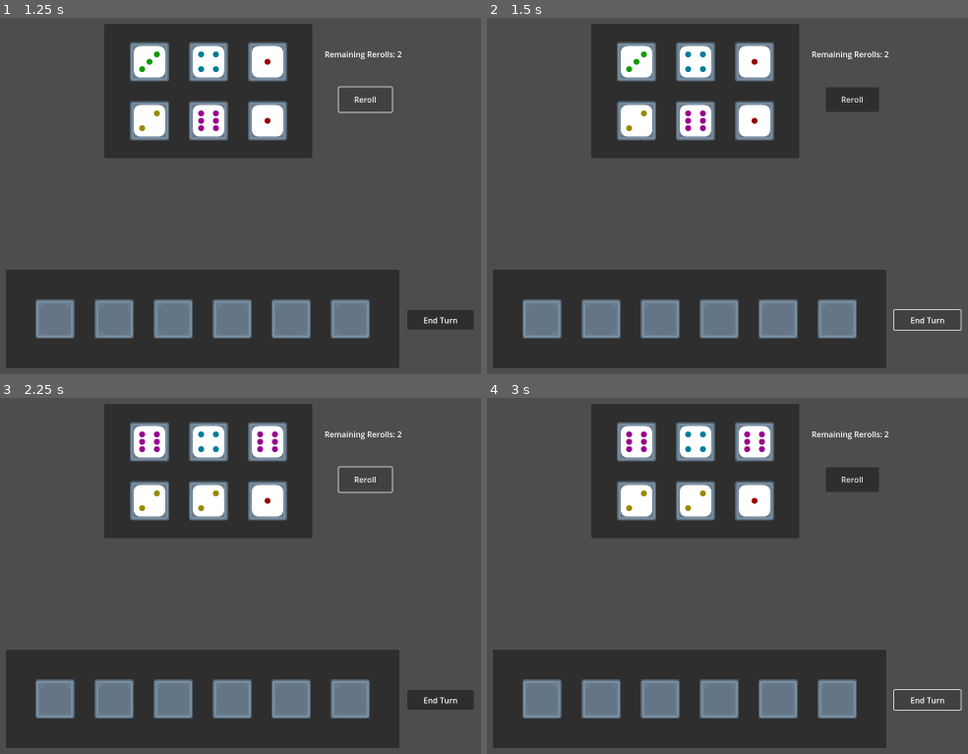
Above: before the commit, frames 1-4 (two rows, left to right).
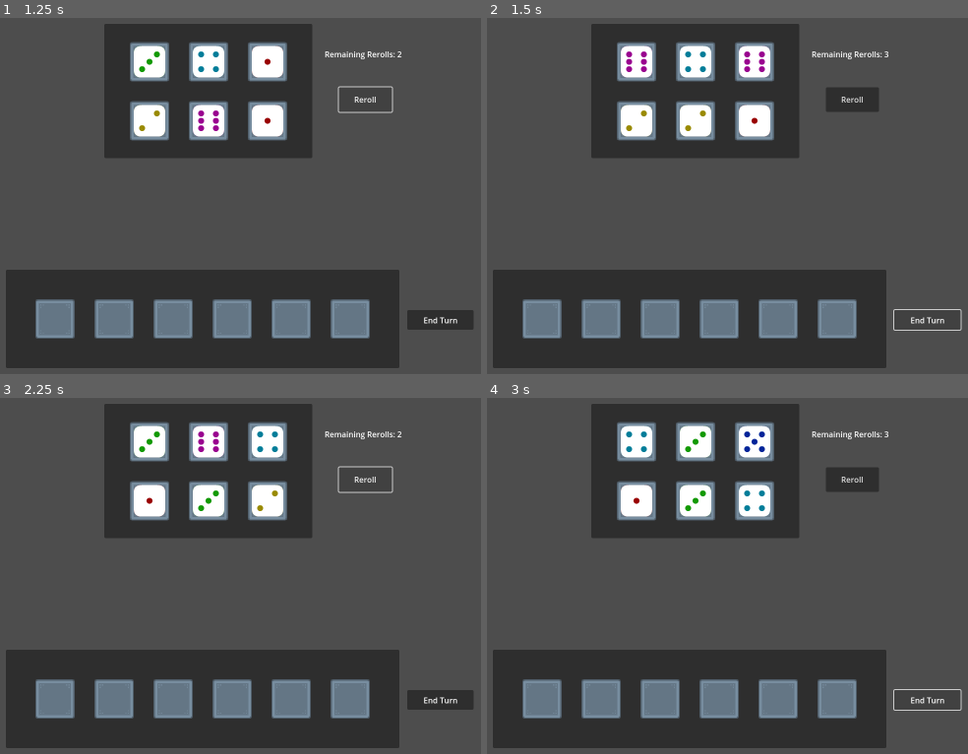
Above: after the commit, the same moments.

Repository: Greg-Rus/ChaosDice
Game: Godot game, scene res://scenes/main.tscn
Same seed, same stepped clock (60 frames per second), same inputs: the game is played once before the commit and once after it.
Inputs:
- Up to frame 1 (1.25 s): click "Reroll" at 0.5 s
- Up to frame 2 (1.5 s): click "End Turn" at 1.25 s
- Up to frame 3 (2.25 s): click "Reroll" at 2 s
- Up to frame 4 (3 s): click "End Turn" at 2.75 s

Frame 1 is identical in both runs. In frame 2, 0.4% of the frame differs, in the area x 28-84%, y 9-32%; in frame 3, 0.6%; in frame 4, 0.6%.

Commit message:
rules engine attempt

Diff:
--- a/project.godot
+++ b/project.godot
@@ -18,6 +18,8 @@
 [autoload]
 
 EventBus="*res://services/event_bus.gd"
+GameState="*res://services/game_state.gd"
+Constants="*res://services/constants.gd"
 
 [display]
 
--- /dev/null
+++ b/rule_trigger.gd
@@ -0,0 +1,20 @@
+extends Node
+class_name RuleTrigger
+
+@export var TriggerType: Constants.RuleTriggerType
+@export var RuleConditions: Array[BaseRuleCondition]
+
+func _ready():
+	RuleConditions.assign(get_children())
+
+	match TriggerType:
+		Constants.RuleTriggerType.DICE_LOCKED:
+			EventBus.die_locked.connect(func (die): trigger())
+		Constants.RuleTriggerType.REROLL:
+			EventBus.dice_rolled.connect(func (die): trigger())
+		Constants.RuleTriggerType.TURN_END:
+			EventBus.turn_end.connect(func (die): trigger())
+
+func trigger():
+	for child in RuleConditions:
+		child.test()
--- /dev/null
+++ b/scenes/base_rule_condition.gd
@@ -0,0 +1,19 @@
+extends Node
+class_name BaseRuleCondition
+
+@export var is_triggered : bool = false:
+	set(new_value):
+		is_triggered = process_result(new_value)
+	get:
+		return is_triggered
+
+@export var negate : bool = false
+
+func test() -> bool:
+	printerr("Using base rule condition class. Alwasy returns FALSE!")
+	return false
+
+func process_result(result : bool) -> bool:
+	if(negate):
+		return not result
+	return result
--- /dev/null
+++ b/scenes/base_rule_condition.tscn
@@ -0,0 +1,6 @@
+[gd_scene load_steps=2 format=3 uid="uid://2p6oy0bmg2by"]
+
+[ext_resource type="Script" path="res://scenes/base_rule_condition.gd" id="1_jo0ky"]
+
+[node name="BaseRuleCondition" type="Node"]
+script = ExtResource("1_jo0ky")
--- a/scenes/main.gd
+++ b/scenes/main.gd
@@ -1,8 +1,5 @@
 extends Node2D
 class_name Main
-
-var free_dice = {}
-var locked_dice = {}
 
 @export var die_scene : PackedScene
 @export var initial_die_count : int
@@ -10,52 +7,54 @@
 
 @onready var roll_zone : RollZone = %RollZone
 
-var re_rolls_remaining = re_rolls_count
-
 func _ready():
+	GameState.re_rolls_available = re_rolls_count
 	EventBus.die_clicked.connect(on_die_clicked)
 	EventBus.re_roll_clicked.connect(do_re_roll)
 	EventBus.end_turn_clicked.connect(on_end_turn)
-	EventBus.on_remaining_re_rolls_changed.emit(re_rolls_remaining)
+	EventBus.on_remaining_re_rolls_changed.emit()
 
 	for i in initial_die_count:
 		var die = die_scene.instantiate() as Die
 		die.die_id = i
 		roll_zone.add_die(die)
-		free_dice[i] = die
+		GameState.free_dice[die.die_id] = die
 
 func on_die_clicked(die : Die):
-	if free_dice.has(die.die_id):
+	GameState.selected_die = die
+	if GameState.free_dice.has(die.die_id):
 		lock_die(die)
 	else:
 		EventBus.locked_die_selected.emit(die)
 
 func lock_die(die : Die):
-	free_dice.erase(die.die_id)
-	locked_dice[die.die_id] = die
+	GameState.free_dice.erase(die.die_id)
+	GameState.locked_dice[die.die_id] = die
 	EventBus.die_locked.emit(die)
 
 func do_re_roll():
-	if(re_rolls_remaining == 0):
+	if(GameState.re_rolls_available == 0):
 		return
-	re_rolls_remaining -= 1
-	EventBus.on_remaining_re_rolls_changed.emit(re_rolls_remaining)
+	GameState.re_rolls_available -= 1
+	EventBus.on_remaining_re_rolls_changed.emit()
 	roll_free_dice()
+
+func roll_free_dice():
+	for die_id in GameState.free_dice.keys():
+		var die = GameState.free_dice[die_id] as Die
+		die.roll()
 	EventBus.dice_rolled.emit()
 
-func roll_free_dice():
-	for die_id in free_dice.keys():
-		var die = free_dice[die_id] as Die
-		die.roll()
-
 func on_end_turn():
-	re_rolls_remaining = re_rolls_count
-	for die_id in locked_dice.keys():
-		var die = locked_dice[die_id] as Die
-		free_dice[die.die_id] = die
-	locked_dice.clear()
-	roll_zone.reset_dice(free_dice.values())
+	GameState.re_rolls_available = re_rolls_count
+	EventBus.on_remaining_re_rolls_changed.emit()
+	for die_id in GameState.locked_dice.keys():
+		var die = GameState.locked_dice[die_id] as Die
+		GameState.free_dice[die.die_id] = die
+	GameState.locked_dice.clear()
+	roll_zone.reset_dice()
 	start_new_turn()
 
 func start_new_turn():
 	EventBus.turn_start.emit()
+	roll_free_dice()
--- a/scenes/main.tscn
+++ b/scenes/main.tscn
@@ -1,9 +1,12 @@
-[gd_scene load_steps=5 format=3 uid="uid://bgy38152rkkkn"]
+[gd_scene load_steps=8 format=3 uid="uid://bgy38152rkkkn"]
 
 [ext_resource type="Script" path="res://scenes/main.gd" id="1_u8x3p"]
 [ext_resource type="PackedScene" uid="uid://bljc7cvq4myj" path="res://scenes/roll_zone.tscn" id="2_jgee7"]
 [ext_resource type="PackedScene" uid="uid://bje0q6cgd4780" path="res://scenes/die.tscn" id="2_ui44y"]
 [ext_resource type="PackedScene" uid="uid://br3bqtprjb3hy" path="res://scenes/lock_zone.tscn" id="3_oo3qr"]
+[ext_resource type="PackedScene" uid="uid://hts8cuxfrhoh" path="res://scenes/rule_trigger.tscn" id="5_ir8gu"]
+[ext_resource type="PackedScene" uid="uid://dw6c88kbahi6j" path="res://scenes/specific_locked_dice_condition.tscn" id="5_lfov8"]
+[ext_resource type="PackedScene" uid="uid://cj5mfihp8uli2" path="res://scenes/sequetial_rule_condition.tscn" id="6_sbmgr"]
 
 [node name="Main" type="Node2D"]
 script = ExtResource("1_u8x3p")
@@ -32,3 +35,16 @@
 offset_top = 900.0
 offset_right = 1200.0
 offset_bottom = 1100.0
+
+[node name="OnDiceLockedTirgger" parent="." instance=ExtResource("5_ir8gu")]
+
+[node name="ShipCaptainCrewValues" parent="OnDiceLockedTirgger" instance=ExtResource("6_sbmgr")]
+
+[node name="Has_6" parent="OnDiceLockedTirgger/ShipCaptainCrewValues" instance=ExtResource("5_lfov8")]
+specific_locked_dice = Array[int]([6])
+
+[node name="Has_5" parent="OnDiceLockedTirgger/ShipCaptainCrewValues" instance=ExtResource("5_lfov8")]
+specific_locked_dice = Array[int]([5])
+
+[node name="Has_4" parent="OnDiceLockedTirgger/ShipCaptainCrewValues" instance=ExtResource("5_lfov8")]
+specific_locked_dice = Array[int]([4])
--- a/scenes/roll_zone.gd
+++ b/scenes/roll_zone.gd
@@ -17,13 +17,13 @@
 	slot.add_child(die)
 
 
-func reset_dice(dice : Array):
-	for i in dice.size():
-		var die = dice[i] as Die
+func reset_dice():
+	for i in GameState.free_dice.size():
+		var die = GameState.free_dice[i] as Die
 		die.reparent(slots[i], false)
 
 func _on_re_roll_button_pressed():
 	EventBus.re_roll_clicked.emit()
 
-func on_re_rolls_changed(re_rolls : int):
-	re_rolls_number_label.text = "Remaining Rerolls: " + str(re_rolls)
+func on_re_rolls_changed():
+	re_rolls_number_label.text = "Remaining Rerolls: " + str(GameState.re_rolls_available)
--- /dev/null
+++ b/scenes/rule_trigger.tscn
@@ -0,0 +1,6 @@
+[gd_scene load_steps=2 format=3 uid="uid://hts8cuxfrhoh"]
+
+[ext_resource type="Script" path="res://rule_trigger.gd" id="1_dwro5"]
+
+[node name="RuleTrigger" type="Node"]
+script = ExtResource("1_dwro5")
--- a/rules_engine.gd
+++ b/scenes/rules_engine.gd
@@ -2,5 +2,6 @@
 class_name RulesEngine
 
 func _ready():
+	var childern = get_children(true)
 	pass
 	#EventtBus.end_turn_clicked
--- a/scenes/rules_engine.tscn
+++ b/scenes/rules_engine.tscn
@@ -1,6 +1,6 @@
 [gd_scene load_steps=2 format=3 uid="uid://clsq6sbpnroqw"]
 
-[ext_resource type="Script" path="res://rules_engine.gd" id="1_qvmpy"]
+[ext_resource type="Script" path="res://scenes/rules_engine.gd" id="1_qvmpy"]
 
 [node name="RulesEngine" type="Node"]
 script = ExtResource("1_qvmpy")
--- /dev/null
+++ b/scenes/sequetial_rule_condition.tscn
@@ -0,0 +1,6 @@
+[gd_scene load_steps=2 format=3 uid="uid://cj5mfihp8uli2"]
+
+[ext_resource type="Script" path="res://sequetial_rule_condition.gd" id="1_g8l18"]
+
+[node name="SequetialRuleCondition" type="Node"]
+script = ExtResource("1_g8l18")
--- /dev/null
+++ b/scenes/ship_captain_crew.tscn
@@ -0,0 +1,6 @@
+[gd_scene load_steps=2 format=3 uid="uid://dw6klvtgwhxwh"]
+
+[ext_resource type="Script" path="res://ship_captain_crew_game.gd" id="1_ry4ei"]
+
+[node name="ShipCaptainCrew" type="Node"]
+script = ExtResource("1_ry4ei")
--- /dev/null
+++ b/scenes/specific_locked_dice_condition.gd
@@ -0,0 +1,27 @@
+extends BaseRuleCondition
+class_name SpecificLockedDiceCondition
+
+@export var specific_locked_dice : Array[int]
+
+#func _ready():
+	#EventBus.die_locked.connect(on_die_locked)
+	#
+#func on_die_locked(die):
+	#print("Testing for pattern" + str(specific_locked_dice) + " Result: " +str(test()))
+
+func test() -> bool:
+	var result_found : bool = false
+
+	var dice_values = GameState.get_locked_die_values()
+	for value in specific_locked_dice:
+		var index = dice_values.find(value, 0)
+		if(index < 0):
+			is_triggered = false
+			result_found = true
+			break
+		else:
+			dice_values[index] = -1
+	if(not result_found):
+		is_triggered = true
+
+	return is_triggered
--- /dev/null
+++ b/scenes/specific_locked_dice_condition.tscn
@@ -0,0 +1,6 @@
+[gd_scene load_steps=2 format=3 uid="uid://dw6c88kbahi6j"]
+
+[ext_resource type="Script" path="res://scenes/specific_locked_dice_condition.gd" id="1_7bhul"]
+
+[node name="SpecificLockedDiceCondition" type="Node"]
+script = ExtResource("1_7bhul")
--- /dev/null
+++ b/sequetial_rule_condition.gd
@@ -0,0 +1,21 @@
+extends BaseRuleCondition
+class_name SequentialRuleCondition
+
+var children : Array[BaseRuleCondition]
+
+func _ready():
+	children.assign(get_children())
+	#EventBus.die_locked.connect(on_die_locked)
+	#
+#func on_die_locked(die):
+	#test()
+	#print("Sequential result is: " + str(is_triggered))
+
+func test():
+	var result = false
+	for rule in children:
+		result = rule.test()
+		if(result == false):
+			break
+	is_triggered = result
+	print("Sequential result is: " + str(is_triggered))
--- /dev/null
+++ b/services/constants.gd
@@ -0,0 +1,3 @@
+extends Node
+
+enum RuleTriggerType {DICE_LOCKED, REROLL, TURN_END}
--- a/services/event_bus.gd
+++ b/services/event_bus.gd
@@ -5,9 +5,10 @@
 signal re_roll_clicked
 signal end_turn_clicked
 #UI Update
-signal on_remaining_re_rolls_changed(re_roll_count : int)
+signal on_remaining_re_rolls_changed()
 #Logic
 signal locked_die_selected(die)
 signal turn_start
+signal turn_end
 signal dice_rolled
 signal die_locked(die)
--- /dev/null
+++ b/services/game_state.gd
@@ -0,0 +1,17 @@
+extends Node
+
+var legal_dice_picks = [1,2,3,4,5,6]
+var free_dice = {}
+var locked_dice = {}
+var selected_die : Die
+var re_rolls_available : int
+
+func get_locked_die_values() -> Array[int]:
+	var dice :Array[Die]
+	dice.assign(locked_dice.values())
+	var numbers : Array[int]
+	numbers.assign(dice.map(func(die): return die.number))
+	return numbers
+
+func update_gegal_dice_picks(dice_picks : Array[int]):
+	legal_dice_picks = dice_picks
--- /dev/null
+++ b/ship_captain_crew_game.gd
@@ -0,0 +1,4 @@
+extends Node
+
+func _ready():
+	GameState.update_gegal_dice_picks([6])
